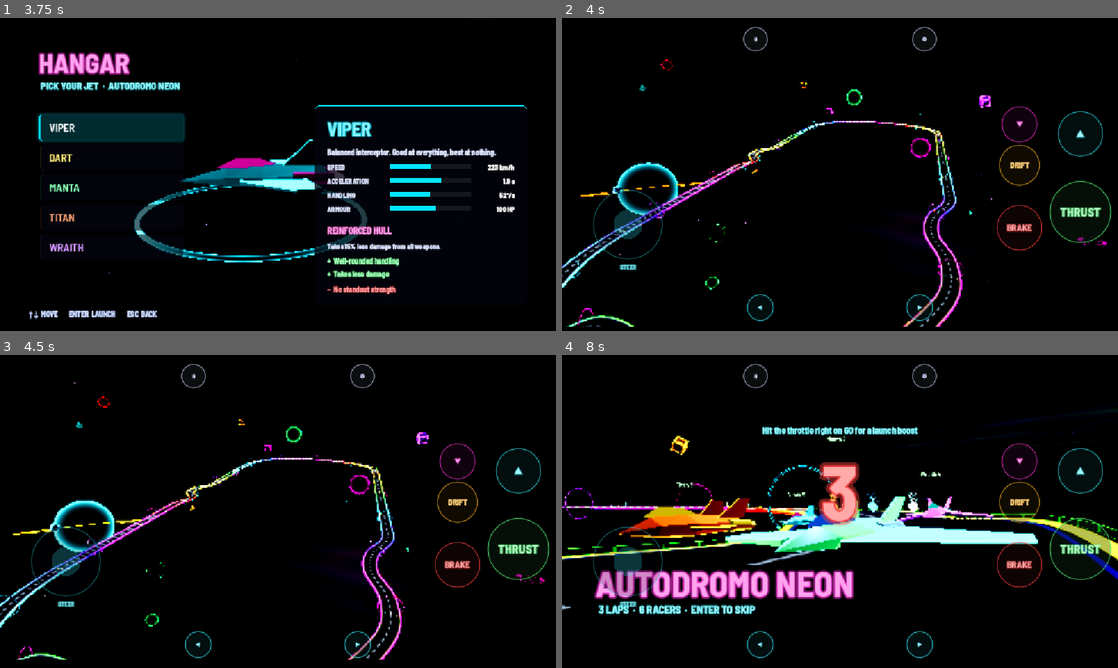
Above: before the commit, frames 1-4 (two rows, left to right).
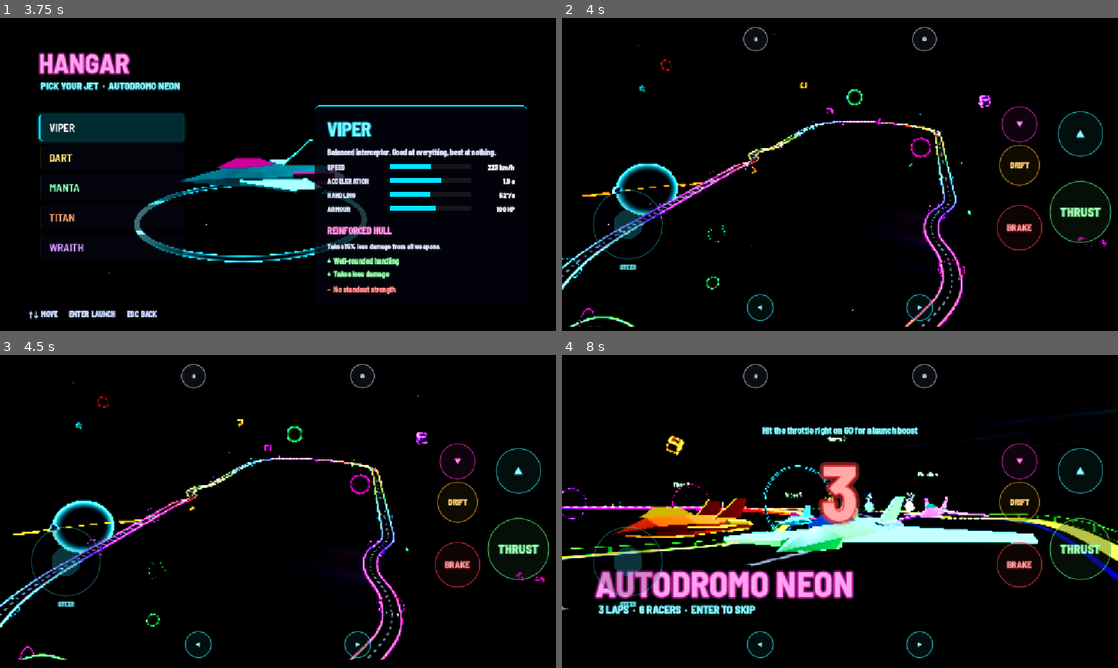
Above: after the commit, the same moments.

Repository: smil-is-vibe-coding/Unfocus
Game: Godot game, scene res://scenes/main_menu.tscn
Same seed, same stepped clock (60 frames per second), same inputs: the game is played once before the commit and once after it.
Inputs (mouse positions are in pixels of both pictures, inside the frame that each line leads up to):
- Up to frame 1 (3.75 s): tap Enter (ui_accept) at 0.5, 0.77 s; move the mouse to (400, 158) at 0.52 s; hold D (steer_right) 0.53-1.25 s; tap F at 0.6, 2.3 s; click (400, 158) at 0.67 s; drag from (166, 190) to (250, 237) at 1.27 s; move the mouse to (333, 105) at 2.02 s; hold D (steer_right) 2.03-2.75 s; tap Left (item_prev) at 2.1 s; drag from (250, 237) to (111, 127) at 2.77 s; move the mouse to (444, 221) at 3.52 s; hold A (steer_left) from 3.53 s (still down); tap Up (use_item) at 3.6 s
- Up to frame 2 (4 s): keep holding A (steer_left); tap Enter (ui_accept) at 3.77 s; tap F at 3.8 s
- Up to frame 3 (4.5 s): tap Escape (ui_cancel) at 4.15 s; release A (steer_left) at 4.25 s; click "RESTART" at 4.25 s
- Up to frame 4 (8 s): drag from (673, 464) to (756, 433) at 5.02 s; move the mouse to (867, 511) at 5.77 s; hold S (brake) 5.78-6.5 s; tap 1 at 5.85 s; click (867, 511) at 5.92 s; tap F at 6.05, 7.55 s; drag from (756, 433) to (728, 527) at 6.52 s; move the mouse to (962, 495) at 7.27 s; hold W (accelerate) from 7.28 s (still down); tap 3 at 7.35 s; tap Enter (ui_accept) at 7.52 s

Frame 1 is identical in both runs. In frame 2, 2.7% of the frame differs, in the area x 0-98%, y 3-99%; in frame 3, 2.9%; in frame 4, 4.3%, in the area x 0-100%, y 24-82%.

Commit message:
macOS fixes: HIGH preset on Apple Silicon, Ctrl+Cmd+F fullscreen, Gatekeeper steps for macOS 15+
- Auto quality treated every 'Apple' GPU as a phone GPU, so Apple Silicon Macs
  got LOW (0.7x render scale, no glow, no fog). Native macOS now gets HIGH;
  measured 110-120 fps on all five circuits on an M4. The fps safety net
  still steps down on slower machines.
- F11 is Show Desktop/volume on Mac keyboards; add Ctrl+Cmd+F on macOS and
  show it in the main menu button and pause menu.
- Turn off physics interpolation on the rear-mirror and intro cameras, which
  are moved per frame (removes the Camera3D interpolation warnings).
- README: right-click > Open no longer bypasses Gatekeeper on macOS 15+;
  document System Settings > Privacy & Security > Open Anyway.

Co-Authored-By: Claude Opus 5.5 <noreply@anthropic.com>

Diff:
--- a/scripts/fx/race_intro.gd
+++ b/scripts/fx/race_intro.gd
@@ -32,6 +32,7 @@
 	cam = Camera3D.new()
 	cam.far = 4000.0
 	cam.fov = 55.0
+	cam.physics_interpolation_mode = Node.PHYSICS_INTERPOLATION_MODE_OFF   # Driven per frame.
 	add_child(cam)
 
 
--- a/scripts/game_state.gd
+++ b/scripts/game_state.gd
@@ -77,6 +77,11 @@
 	for k in ["Mali", "Adreno", "PowerVR", "Apple", "SwiftShader", "llvmpipe", "Microsoft Basic", "Software"]:
 		if gpu.containsn(k):
 			low_gpu = true
+	# Native macOS on Apple Silicon (Metal reports e.g. "Apple M4 (Apple9)") runs
+	# the full HIGH preset comfortably; "Apple" only means a weak GPU on iPhone/iPad
+	# and in the browser. The AUTO fps safety net still steps down if needed.
+	if OS.has_feature("macos") and not OS.has_feature("web") and gpu.containsn("Apple"):
+		low_gpu = false
 	var integrated := false
 	for k in ["Intel", "UHD", "Iris", "Radeon(TM) Graphics", "Radeon Graphics", "Vega"]:
 		if gpu.containsn(k):
@@ -197,9 +202,21 @@
 	return m == DisplayServer.WINDOW_MODE_FULLSCREEN or m == DisplayServer.WINDOW_MODE_EXCLUSIVE_FULLSCREEN
 
 
+## The fullscreen shortcut as shown to the player. Mac keyboards send F11 to
+## "Show Desktop" (or volume), so macOS uses the system Ctrl+Cmd+F instead.
+func fullscreen_key() -> String:
+	return "CTRL+CMD+F" if OS.has_feature("macos") else "F11"
+
+
+func _is_fullscreen_key(k: InputEventKey) -> bool:
+	if k.physical_keycode == KEY_F11:
+		return true
+	return OS.has_feature("macos") and k.physical_keycode == KEY_F and k.meta_pressed and k.ctrl_pressed
+
+
 func _input(event: InputEvent) -> void:
 	var k := event as InputEventKey
-	if k and k.pressed and not k.echo and k.physical_keycode == KEY_F11:
+	if k and k.pressed and not k.echo and _is_fullscreen_key(k):
 		toggle_fullscreen()
 		get_viewport().set_input_as_handled()
 
--- a/scripts/menu/main_menu.gd
+++ b/scripts/menu/main_menu.gd
@@ -84,8 +84,9 @@
 	layer.add_child(_subtitle)
 	layer.add_child(NeonStyle.footer())
 
-	var fs := NeonStyle.button("FULLSCREEN  [F11]", NeonStyle.CYAN, Vector2(230, 44), 16)
+	var fs := NeonStyle.button("FULLSCREEN  [%s]" % Game.fullscreen_key(), NeonStyle.CYAN, Vector2(230, 44), 16)
 	fs.set_anchors_preset(Control.PRESET_TOP_RIGHT)
+	fs.grow_horizontal = Control.GROW_DIRECTION_BEGIN   # Longer key text grows leftwards.
 	fs.offset_left = -290
 	fs.offset_right = -60
 	fs.offset_top = 56
--- a/scripts/ui/pause_menu.gd
+++ b/scripts/ui/pause_menu.gd
@@ -13,7 +13,7 @@
 	["C", "Look back"],
 	["R", "Reset onto the track"],
 	["ESC", "Pause"],
-	["F11", "Fullscreen"],
+	["F11", "Fullscreen"],   # Key text comes from Game.fullscreen_key().
 ]
 
 var _root: Control
@@ -68,7 +68,8 @@
 	v.add_child(grid)
 	panel.add_child(v)
 	for row in CONTROLS:
-		grid.add_child(NeonStyle.label(row[0], 17, Color.WHITE))
+		var key: String = Game.fullscreen_key() if row[1] == "Fullscreen" else row[0]
+		grid.add_child(NeonStyle.label(key, 17, Color.WHITE))
 		grid.add_child(NeonStyle.label(row[1], 17, Color(0.75, 0.82, 1.0)))
 
 
--- a/scripts/ui/rear_mirror.gd
+++ b/scripts/ui/rear_mirror.gd
@@ -29,6 +29,8 @@
 	_cam.fov = 62.0
 	_cam.far = 1500.0
 	_cam.current = true
+	# Moved in _process to follow the interpolated jet; no physics interpolation.
+	_cam.physics_interpolation_mode = Node.PHYSICS_INTERPOLATION_MODE_OFF
 	_viewport.add_child(_cam)
 
 	# Rounded mask: this control draws the shape, its children are clipped to it.
